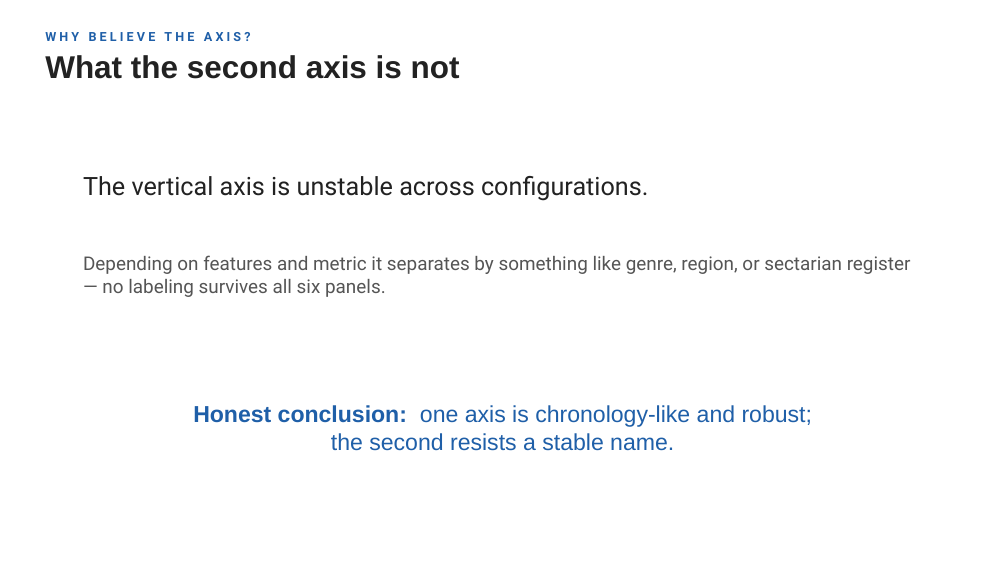
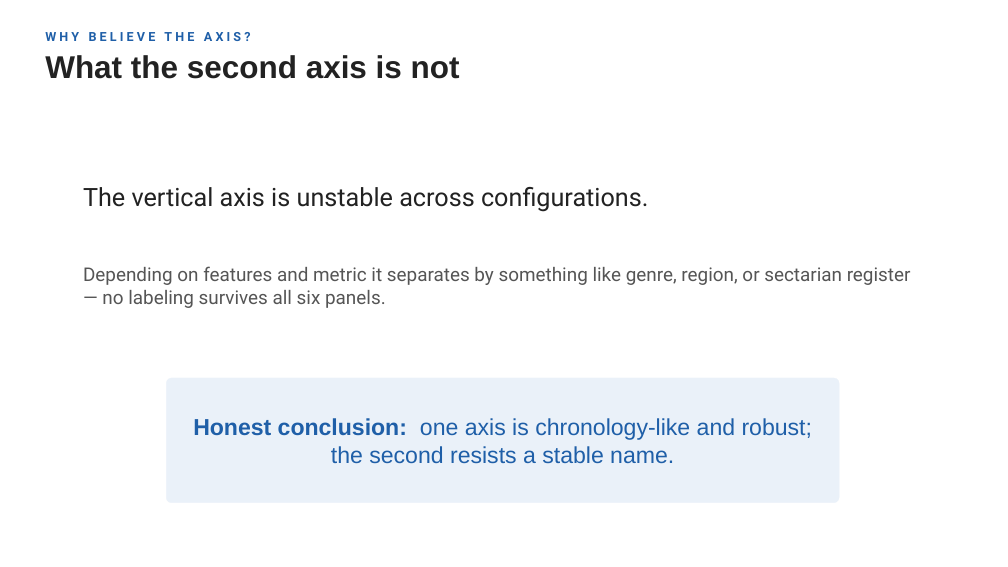
Before and after one commit to kengoharimoto/stylometry-experiments, a slide deck: slide 18 of materials/presentation_2026/chronology_stratification.pptx. Drawn at 1008x567 pixels with LibreOffice and Linux fonts; fonts in the diff are those of the drawing. Boxes give left, top, right and bottom in pixels: in the first picture for what was removed or moved away, otherwise in the second. Text is boxed around its words. In the diff, an @@ line names an element or a change of style, - is before the commit and + after.

```diff
--- a/materials/presentation_2026/chronology_stratification.pptx
+++ b/materials/presentation_2026/chronology_stratification.pptx
@@ text "The vertical axis is unstable ..." moved from (x1=83, y1=176, x2=911, y2=297) to (x1=83, y1=187, x2=911, y2=308) @@
@@ text "Honest conclusion: one axis is ..." moved from (x1=193, y1=405, x2=812, y2=451) to (x1=193, y1=418, x2=812, y2=464) @@
@@ rounded rectangle added at (x1=166, y1=378, x2=839, y2=503), fill #EAF1F9, outline #EAF1F9 0.25 pt @@
```
Also in this commit, not shown: 14 other slides changed, 1 other file.
